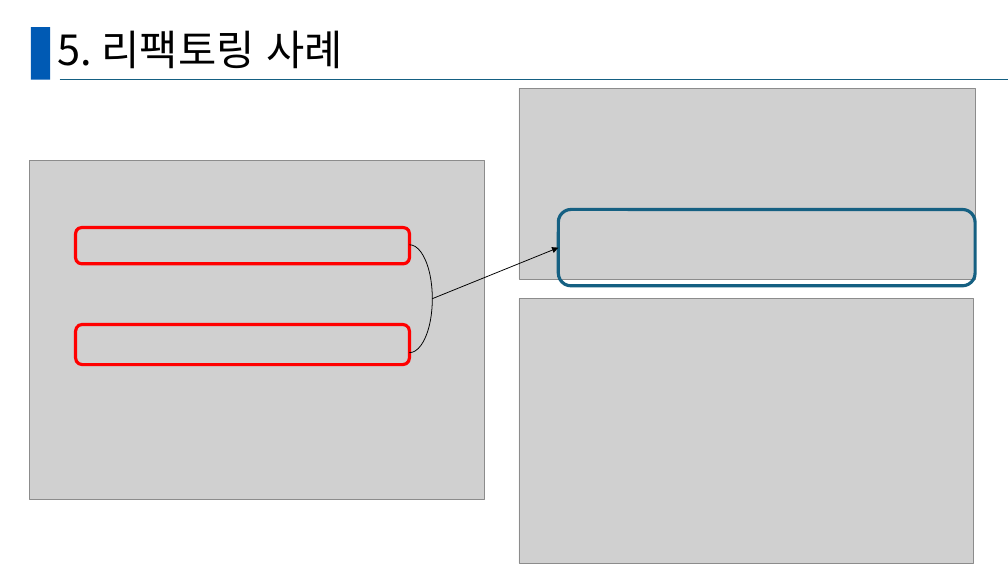
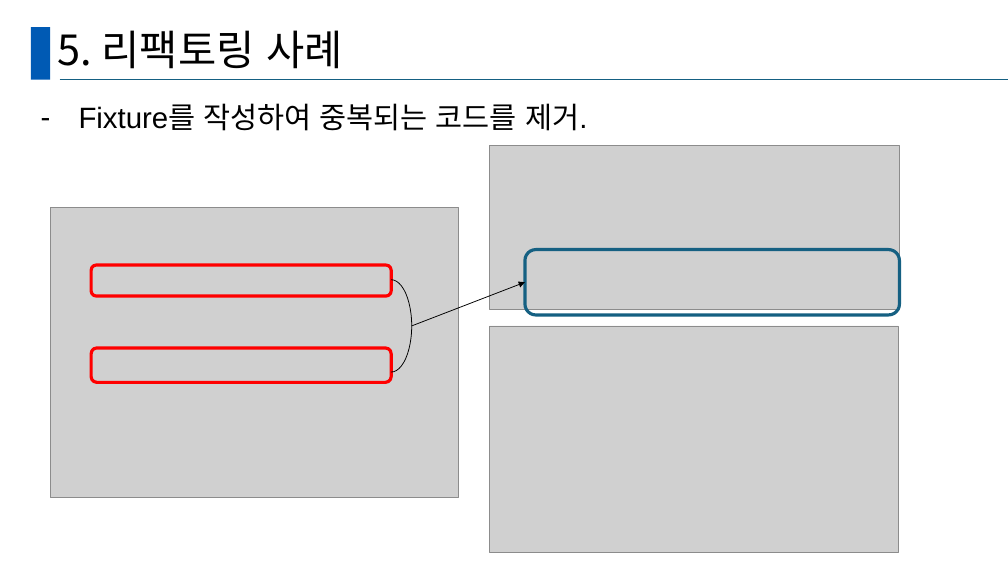
Before and after one commit to GanghyunLee/deep-dive-ssd, a slide deck: slide 54 of D조_DeepDive.pptx. Drawn at 1008x567 pixels with LibreOffice and Linux fonts; fonts in the diff are those of the drawing; grey boxes stand for pictures. Boxes give left, top, right and bottom in pixels: in the first picture for what was removed or moved away, otherwise in the second. Text is boxed around its words. In the diff, an @@ line names an element or a change of style, - is before the commit and + after.

Commit message:
PPT 작성 완료

```diff
--- a/D조_DeepDive.pptx
+++ b/D조_DeepDive.pptx
@@ text added at (x1=79, y1=103, x2=587, y2=131), 28 pt, text #000000 @@
+– Fixture를 작성하여 중복되는 코드를 제거.
@@ picture resized from (x1=519, y1=88, x2=975, y2=279) to (x1=490, y1=146, x2=900, y2=309) @@
@@ picture resized from (x1=30, y1=160, x2=485, y2=500) to (x1=50, y1=207, x2=458, y2=498) @@
@@ rounded rectangle resized from (x1=76, y1=228, x2=410, y2=264) to (x1=91, y1=265, x2=392, y2=296) @@
@@ rounded rectangle resized from (x1=559, y1=209, x2=975, y2=286) to (x1=525, y1=250, x2=899, y2=315) @@
@@ arc (boxed as its full ellipse) resized from (x1=386, y1=245, x2=432, y2=353) to (x1=371, y1=280, x2=411, y2=372) @@
@@ arrow moved from (433, 299) - (559, 248) to (412, 326) - (525, 282) @@
@@ picture resized from (x1=519, y1=299, x2=973, y2=563) to (x1=490, y1=326, x2=898, y2=553) @@
@@ rounded rectangle resized from (x1=76, y1=324, x2=410, y2=364) to (x1=91, y1=348, x2=392, y2=382) @@
```
Also in this commit, not shown: 11 other slides changed.
